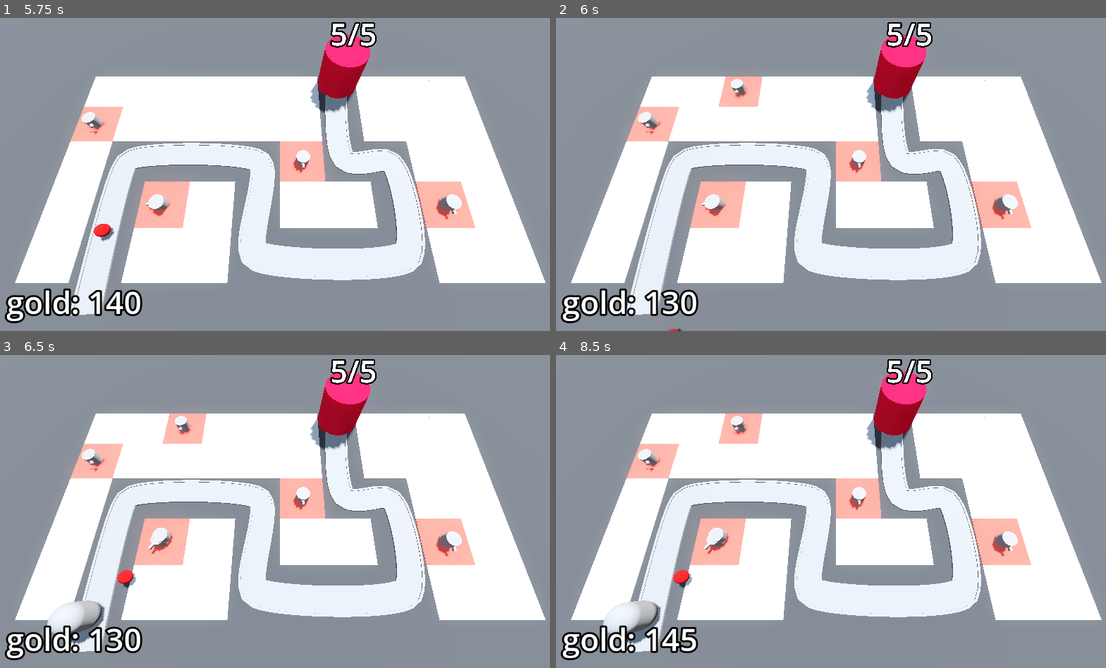
Above: before the commit, frames 1-4 (two rows, left to right).
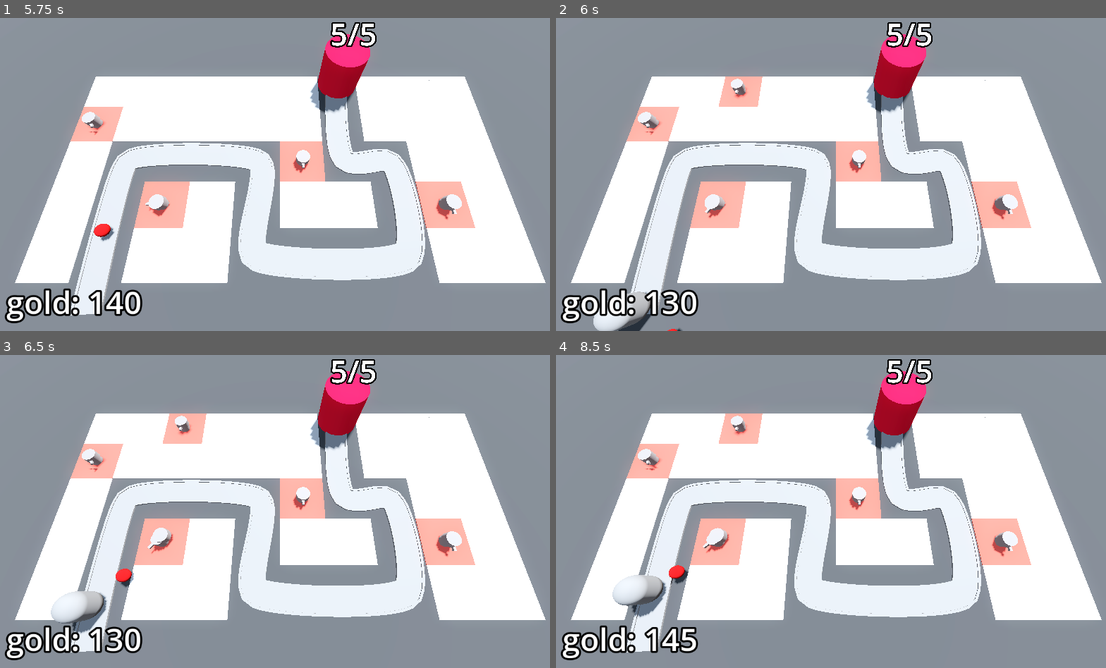
Above: after the commit, the same moments.

Repository: DTNevaeha/TD_Game
Game: Godot game, scene res://BaseLevel.tscn
Two runs of this game, one before a commit and one after it. Both use one fixed random seed, a clock stepped at 60 frames per second and the inputs below.
Inputs (mouse positions are in pixels of both pictures, inside the frame that each line leads up to):
- Up to frame 1 (5.75 s): tap Enter at 0.5, 2 s; move the mouse to (401, 155) at 0.52 s; click (401, 155) at 0.6 s; tap Space at 1.25 s; move the mouse to (165, 187) at 1.27 s; click (165, 187) at 1.35 s; move the mouse to (335, 102) at 2.02 s; click (335, 102) at 2.1 s; move the mouse to (253, 237) at 2.77 s; click (253, 237) at 2.85 s; move the mouse to (451, 221) at 3.52 s; click (451, 221) at 3.6 s; move the mouse to (110, 124) at 4.27 s; click (110, 124) at 4.35 s; move the mouse to (308, 171) at 5.02 s; click (308, 171) at 5.1 s
- Up to frame 2 (6 s): move the mouse to (754, 93) at 5.77 s; click (754, 93) at 5.85 s
- Up to frame 3 (6.5 s): no input
- Up to frame 4 (8.5 s): move the mouse to (957, 492) at 6.52 s; click (957, 492) at 6.6 s; move the mouse to (721, 524) at 7.27 s; click (721, 524) at 7.35 s; move the mouse to (891, 439) at 8.02 s; click (891, 439) at 8.1 s

Frame 1 is identical in both runs. In frame 2, 0.7% of the frame differs, in the area x 6-29%, y 58-100%; in frame 3, 0.9%; in frame 4, 1.6%, in the area x 8-32%, y 33-93%.

Commit message:
Added difficulty curve so enemy spawn faster

Diff:
--- a/BaseLevel.tscn
+++ b/BaseLevel.tscn
@@ -8,6 +8,7 @@
 [ext_resource type="Script" path="res://TurretManager.gd" id="5_3if2y"]
 [ext_resource type="PackedScene" uid="uid://c1j6xn8dx5df5" path="res://Turret/turret.tscn" id="6_2dxod"]
 [ext_resource type="Script" path="res://Bank.gd" id="8_qitl0"]
+[ext_resource type="PackedScene" uid="uid://ca7ekomi684hf" path="res://DifficultyManager/difficulty_manager.tscn" id="9_k1yby"]
 
 [sub_resource type="ProceduralSkyMaterial" id="ProceduralSkyMaterial_w541m"]
 sky_horizon_color = Color(0.64625, 0.65575, 0.67075, 1)
@@ -63,10 +64,11 @@
 "cells": PackedInt32Array(65535, 65534, 0, 65531, 65535, 0, 4, 65535, 0, 4, 2, 0, 65531, 65534, 0, 65531, 0, 0, 65531,  …(352 unchanged characters)…
 }
 
-[node name="EnemyPath" type="Path3D" parent="."]
+[node name="EnemyPath" type="Path3D" parent="." node_paths=PackedStringArray("difficulty_manager")]
 curve = SubResource("Curve3D_6htl5")
 script = ExtResource("3_wwv14")
 enemy_scene = ExtResource("2_ay0h6")
+difficulty_manager = NodePath("../DifficultyManager")
 
 [node name="Road" type="CSGPolygon3D" parent="EnemyPath"]
 polygon = PackedVector2Array(-1, 0.1, -1, 0.1, 1, 0.1, 1, 0)
@@ -139,4 +141,6 @@
 text = "placeholder"
 label_settings = SubResource("LabelSettings_8l6ne")
 
+[node name="DifficultyManager" parent="." instance=ExtResource("9_k1yby")]
+
 [connection signal="timeout" from="EnemyPath/Timer" to="EnemyPath" method="spawn_enemy"]
--- /dev/null
+++ b/DifficultyManager/difficulty_manager.gd
@@ -0,0 +1,21 @@
+extends Node
+
+@export var game_length := 30.0
+@export var spawn_time_curve: Curve
+
+@onready var timer: Timer = $Timer
+
+
+func _ready() -> void:
+    timer.start(game_length)
+
+
+func _process(_delta: float) -> void:
+    print(get_spawn_time())
+
+
+func game_progress_ratio() -> float:
+    return 1.0 - (timer.time_left / game_length)
+
+func get_spawn_time() -> float:
+    return spawn_time_curve.sample(game_progress_ratio())
--- /dev/null
+++ b/DifficultyManager/difficulty_manager.tscn
@@ -0,0 +1,16 @@
+[gd_scene load_steps=3 format=3 uid="uid://ca7ekomi684hf"]
+
+[ext_resource type="Script" path="res://DifficultyManager/difficulty_manager.gd" id="1_4wmbj"]
+
+[sub_resource type="Curve" id="Curve_vw54u"]
+min_value = 0.25
+max_value = 2.0
+_data = [Vector2(0, 2), 0.0, -1.75, 0, 1, Vector2(1, 0.25), -1.75, 0.0, 1, 0]
+point_count = 2
+
+[node name="DifficultyManager" type="Node"]
+script = ExtResource("1_4wmbj")
+spawn_time_curve = SubResource("Curve_vw54u")
+
+[node name="Timer" type="Timer" parent="."]
+one_shot = true
--- a/EnemyPath.gd
+++ b/EnemyPath.gd
@@ -1,8 +1,12 @@
 extends Path3D
 
 @export var enemy_scene: PackedScene
+@export var difficulty_manager: Node
+
+@onready var timer: Timer = $Timer
 
 
 func spawn_enemy() -> void:
 	var new_enemy = enemy_scene.instantiate()
 	add_child(new_enemy)
+	timer.wait_time = difficulty_manager.get_spawn_time()
Not shown: 1 places in BaseLevel.tscn that only renumber resources
